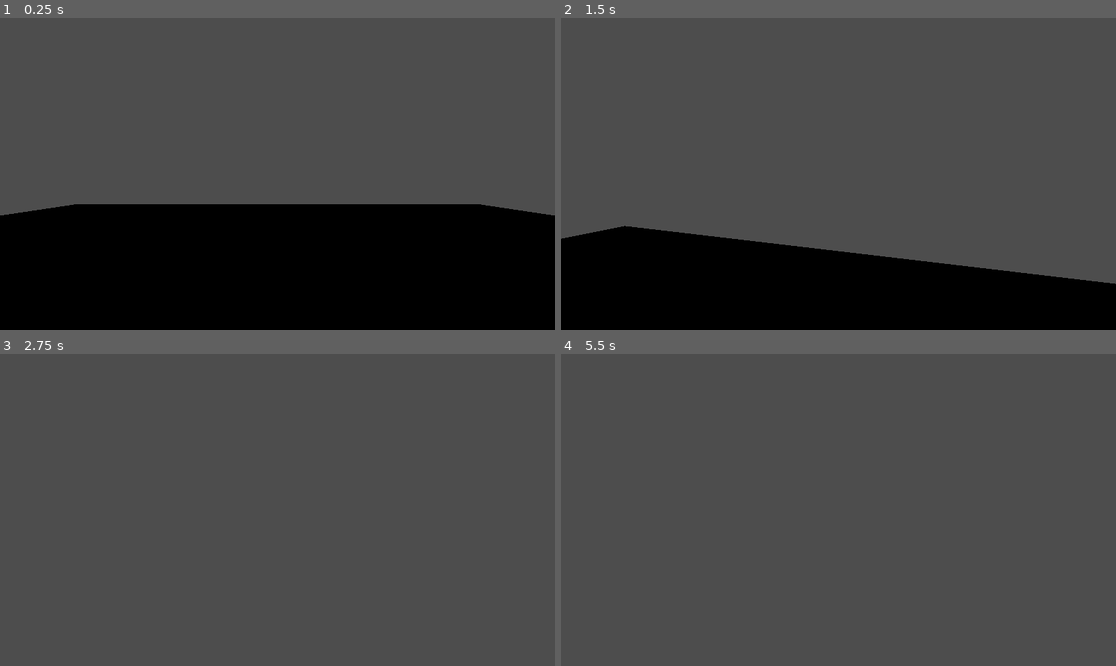
Above: before the commit, frames 1-4 (two rows, left to right).
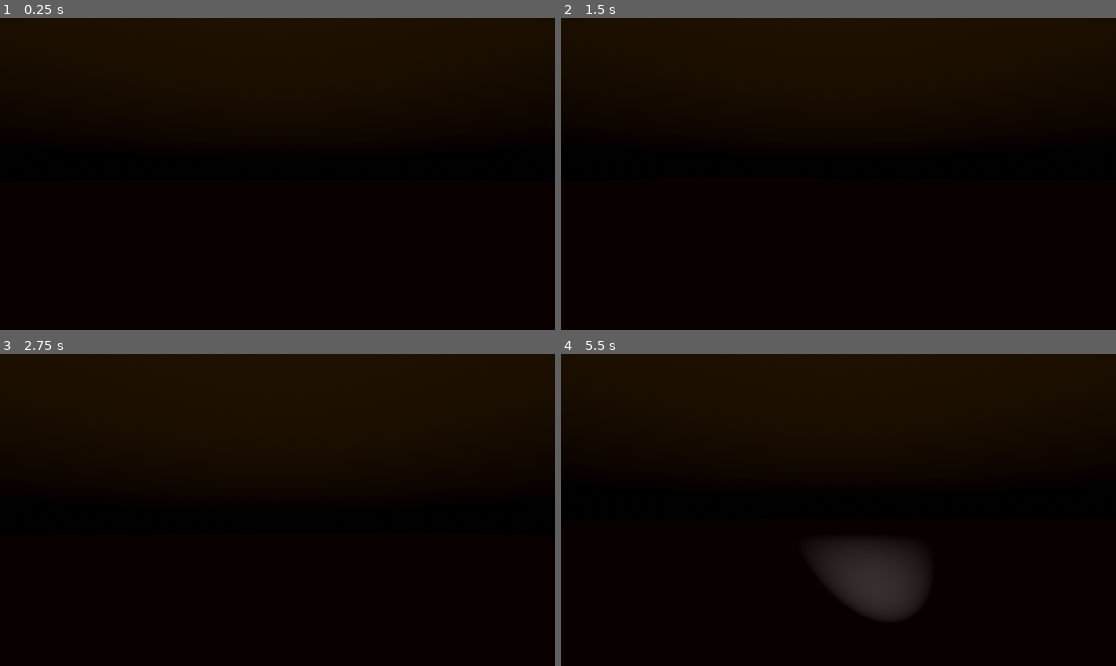
Above: after the commit, the same moments.

Repository: MihailKanev01/The-Haunted-Lighthouse
Game: Godot game, scene res://Scenes/level.tscn
The game is run twice, just before and just after one commit, with the same random seed, the same clock (stepped at 60 frames per second) and the same inputs.
Inputs (mouse positions are in pixels of both pictures, inside the frame that each line leads up to):
- Up to frame 1 (0.25 s): no input
- Up to frame 2 (1.5 s): tap Enter at 0.5 s; move the mouse to (866, 174) at 0.52 s; hold Ctrl (crouch, bound only after the commit) 0.53-1.28 s; hold W (Forward, bound only before the commit) from 0.53 s (still down); tap E (Interact) at 0.6 s; tap Space (Jump) at 0.77, 1.07 s; move the mouse to (810, 174) at 1.27 s; tap Ctrl (crouch, bound only after the commit) at 1.35 s
- Up to frame 3 (2.75 s): keep holding W (Forward, bound only before the commit); tap Space (Jump) at 1.52, 1.82 s; tap F (flashlight, bound only after the commit) at 1.55, 2.1 s; move the mouse to (288, 503) at 2.02 s; hold Shift (sprint, bound only after the commit) from 2.03 s (still down)
- Up to frame 4 (5.5 s): keep holding W (Forward, bound only before the commit); tap Space (Jump) at 2.75, 3.02, 3.05, 3.32, 3.6, 3.77, 4.07, 4.25, 4.52, 4.82 s; move the mouse to (832, 516) at 2.77 s; release Shift (sprint, bound only after the commit) at 2.78 s; tap Shift (sprint, bound only after the commit) at 2.85 s; tap Enter at 3.5, 5 s; move the mouse to (877, 513) at 3.52 s; tap E (Interact) at 3.8, 4.35 s; move the mouse to (794, 506) at 4.27 s; tap Ctrl (crouch, bound only after the commit) at 4.55 s; move the mouse to (844, 510) at 5.02 s; hold Ctrl (crouch, bound only after the commit) from 5.03 s (still down); tap F (flashlight, bound only after the commit) at 5.3 s

The runs differ from the first frame. In frame 1, 60% of the frame differs, in the area x 0-100%, y 0-64%; in frame 2, 75%; in frame 3, 100%, in the area x 0-100%, y 0-100%; in frame 4, 100%.

Commit message:
Small changes

Diff:
--- a/Scenes/Player.tscn
+++ b/Scenes/Player.tscn
@@ -1,9 +1,11 @@
-[gd_scene load_steps=7 format=3 uid="uid://bhc30bk5r6et5"]
+[gd_scene load_steps=9 format=3 uid="uid://bhc30bk5r6et5"]
 
 [ext_resource type="Script" path="res://Script/Player/player.gd" id="1_oiddf"]
-[ext_resource type="Script" path="res://Script/Player/camera.gd" id="2_tan48"]
 [ext_resource type="AudioStream" uid="uid://ds0lrt4eq35p" path="res://Sounds/player/jump.wav" id="3_4yp42"]
 [ext_resource type="AudioStream" uid="uid://bi3jwu570all5" path="res://Sounds/player/landing.wav" id="3_7tj21"]
+[ext_resource type="Script" path="res://Script/Player/flashlight.gd" id="3_hu0s3"]
+[ext_resource type="AudioStream" uid="uid://bj62ygxqjebb3" path="res://Sounds/flashlight/flashlight_on.wav" id="5_m7x8x"]
+[ext_resource type="AudioStream" uid="uid://bimq4m326v1ad" path="res://Sounds/flashlight/assets_sounds_effects_player_flashlight_off.wav" id="6_pmlvg"]
 
 [sub_resource type="CapsuleShape3D" id="CapsuleShape3D_hymmo"]
 
@@ -21,9 +23,8 @@
 
 [node name="Head" type="Node3D" parent="."]
 transform = Transform3D(1, 0, 0, 0, 1, 0, 0, 0, 1, 0, 0.5, 0)
-script = ExtResource("2_tan48")
 
-[node name="Camera3D" type="Camera3D" parent="Head"]
+[node name="Camera" type="Camera3D" parent="Head"]
 
 [node name="JumpSound" type="AudioStreamPlayer3D" parent="."]
 stream = ExtResource("3_4yp42")
@@ -32,3 +33,25 @@
 [node name="LandingSound" type="AudioStreamPlayer3D" parent="."]
 stream = ExtResource("3_7tj21")
 volume_db = -10.667
+
+[node name="Hand" type="Node3D" parent="."]
+
+[node name="Flashlight" type="SpotLight3D" parent="Hand"]
+transform = Transform3D(1, 0, 0, 0, 1, 0, 0, 0, 1, 0.5, 0, 0)
+light_color = Color(0.947865, 0.961644, 0.961507, 1)
+light_energy = 0.0
+light_volumetric_fog_energy = 1.5
+shadow_enabled = true
+shadow_opacity = 0.75
+shadow_blur = 5.0
+spot_range = 15.0
+spot_angle = 20.0
+script = ExtResource("3_hu0s3")
+metadata/toggle = false
+
+[node name="On" type="AudioStreamPlayer3D" parent="Hand/Flashlight"]
+transform = Transform3D(1, 0, 0, 0, 1, 0, 0, 0, 1, -0.5, 0, 0)
+stream = ExtResource("5_m7x8x")
+
+[node name="Off" type="AudioStreamPlayer3D" parent="Hand/Flashlight"]
+stream = ExtResource("6_pmlvg")
--- a/Scenes/level.tscn
+++ b/Scenes/level.tscn
@@ -1,16 +1,42 @@
-[gd_scene load_steps=3 format=3 uid="uid://bj0qmgve6s5cr"]
+[gd_scene load_steps=7 format=3 uid="uid://bj0qmgve6s5cr"]
 
 [ext_resource type="PackedScene" uid="uid://bhc30bk5r6et5" path="res://Scenes/Player.tscn" id="1_jg8si"]
 [ext_resource type="PackedScene" uid="uid://how7twtkgs5l" path="res://Scenes/door.tscn" id="2_r4otq"]
+[ext_resource type="PackedScene" uid="uid://butsmcsol1stt" path="res://Scenes/switch.tscn" id="3_tht0t"]
+
+[sub_resource type="ProceduralSkyMaterial" id="ProceduralSkyMaterial_u00wp"]
+sky_top_color = Color(0.129412, 0.0823529, 0.0117647, 1)
+sky_horizon_color = Color(0, 0, 0, 1)
+ground_bottom_color = Color(0, 0, 0, 1)
+ground_horizon_color = Color(0, 0, 0, 1)
+
+[sub_resource type="Sky" id="Sky_7xi0b"]
+sky_material = SubResource("ProceduralSkyMaterial_u00wp")
+
+[sub_resource type="Environment" id="Environment_wwqtc"]
+background_mode = 2
+sky = SubResource("Sky_7xi0b")
+volumetric_fog_enabled = true
+volumetric_fog_density = 0.3
+volumetric_fog_albedo = Color(0.493545, 0.493546, 0.493546, 1)
+volumetric_fog_gi_inject = 2.0
+volumetric_fog_anisotropy = 0.6
+volumetric_fog_length = 128.0
 
 [node name="Node3D" type="Node3D"]
 
 [node name="CSGBox3D" type="CSGBox3D" parent="."]
 transform = Transform3D(1, 0, 0, 0, 1, 0, 0, 0, 1, 0, -0.5, 0)
 use_collision = true
-size = Vector3(20, 1, 20)
+size = Vector3(100, 1, 100)
 
 [node name="Player" parent="." instance=ExtResource("1_jg8si")]
 
 [node name="Door" parent="." instance=ExtResource("2_r4otq")]
-transform = Transform3D(1, 0, 0, 0, 1, 0, 0, 0, 1, 0.146834, 1.125, 4.23066)
+transform = Transform3D(1, 0, 0, 0, 1, 0, 0, 0, 1, 0.146834, 1.125, 45.332)
+
+[node name="Switch" parent="." instance=ExtResource("3_tht0t")]
+transform = Transform3D(1, 0, 0, 0, 1, 0, 0, 0, 1, 1.8213, -4.76837e-07, 2.62759)
+
+[node name="WorldEnvironment" type="WorldEnvironment" parent="."]
+environment = SubResource("Environment_wwqtc")
--- /dev/null
+++ b/Scenes/switch.tscn
@@ -0,0 +1,20 @@
+[gd_scene load_steps=4 format=3 uid="uid://butsmcsol1stt"]
+
+[ext_resource type="Script" path="res://Script/Object/switch.gd" id="1_8w3rp"]
+
+[sub_resource type="BoxShape3D" id="BoxShape3D_ri8uw"]
+
+[sub_resource type="BoxMesh" id="BoxMesh_85fdu"]
+
+[node name="Switch" type="Node3D"]
+
+[node name="StaticBody3D" type="StaticBody3D" parent="."]
+script = ExtResource("1_8w3rp")
+
+[node name="CollisionShape3D" type="CollisionShape3D" parent="StaticBody3D"]
+transform = Transform3D(0.1, 0, 0, 0, 0.1, 0, 0, 0, 0.05, 0, 0, 0)
+shape = SubResource("BoxShape3D_ri8uw")
+
+[node name="MeshInstance3D" type="MeshInstance3D" parent="StaticBody3D"]
+transform = Transform3D(0.1, 0, 0, 0, 0.1, 0, 0, 0, 0.05, 0, 0, 0)
+mesh = SubResource("BoxMesh_85fdu")
--- /dev/null
+++ b/Script/Object/switch.gd
@@ -0,0 +1,21 @@
+extends StaticBody3D
+
+var is_on = false
+signal toggled(is_on)
+
+func _input(event):
+	if Input.is_action_just_pressed("Interact"):
+		toggle()
+
+func toggle():
+	is_on = !is_on
+	emit_signal("toggled", is_on)
+	update_visuals()
+
+func update_visuals():
+	if $MeshInstance3D.material_override == null:
+		$MeshInstance3D.material_override = StandardMaterial3D.new()
+	if is_on:
+		$MeshInstance3D.material_override.albedo_color = Color.GREEN
+	else:
+		$MeshInstance3D.material_override.albedo_color = Color.RED
--- a/Script/Player/camera.gd
+++ /dev/null
@@ -1,13 +0,0 @@
-extends Node3D
-
-
-const MOUSE_SENSITIVITY = 0.005
-
-func _ready():
-	Input.mouse_mode = Input.MOUSE_MODE_CAPTURED
-
-func _input(event: InputEvent) -> void:
-	if event is InputEventMouseMotion:
-		get_parent().rotate_y(-event.relative.x * MOUSE_SENSITIVITY)
-		rotate_x(-event.relative.y * MOUSE_SENSITIVITY)
-		rotation.x = clamp(rotation.x, deg_to_rad(-90), deg_to_rad(90))
--- /dev/null
+++ b/Script/Player/flashlight.gd
@@ -0,0 +1,20 @@
+extends SpotLight3D
+
+
+var target_energy: float = 0.0
+
+@onready var toggle_off: AudioStreamPlayer3D = $Off
+@onready var toggle_on: AudioStreamPlayer3D = $On
+
+func _input(_event: InputEvent) -> void:
+	if Input.is_action_just_pressed("flashlight"):
+		if get_meta("toggle"):
+			target_energy = 0.0
+			toggle_off.play()
+		else:
+			target_energy = 4.0
+			toggle_on.play()
+		set_meta("toggle", !get_meta("toggle"))
+
+func _process(delta: float) -> void:
+	light_energy = lerp(light_energy, target_energy, delta * 10)
--- a/Script/Player/player.gd
+++ b/Script/Player/player.gd
@@ -1,44 +1,59 @@
 extends CharacterBody3D
 
+const WALKING_SPEED: float = 3.0
+const SPRINTING_SPEED: float = 6.0
+const CROUCHING_SPEED: float = 1.5
+const JUMP_VELOCITY: float = 4.5
+const GRAVITY: float = 12.5
+const CAMERA_SENSITIVITY: float = 0.25
+const CAMERA_ACCELERATION: float = 5.0
 
-const SPEED = 5.0
-const JUMP_VELOCITY = 4.5
-@onready var jump_sound = $JumpSound
-var was_in_air = false
-@onready var landing_sound = $LandingSound
-var interact_range = 3.0
-var interact_ray = RayCast3D.new()
+var current_speed: float = 0.0
+var head_y_axis: float = 0.0
+var camera_x_axis: float = 0.0
 
-func _ready():
-	add_child(interact_ray)
-	interact_ray.target_position = Vector3(0, 0, interact_range)
+@onready var head: Node3D = $Head
+@onready var camera: Camera3D = $Head/Camera
+@onready var hand: Node3D = $Hand
+@onready var flashlight: SpotLight3D = $Hand/Flashlight
 
-func _physics_process(delta: float) -> void:
-	if Input.is_action_just_pressed("Interact"):
-		interact_ray.force_raycast_update()
-		if interact_ray.is_colliding():
-			var collider = interact_ray.get_collider()
-			if collider.has_meta("open door"):
-				collider.open_door()
+func _ready() -> void:
+	Input.set_mouse_mode(Input.MOUSE_MODE_CAPTURED)
 
-	if not is_on_floor():
-		velocity += get_gravity() * delta
-		was_in_air = true
-	elif was_in_air:
-		landing_sound.play()
-		was_in_air = false
+func _input(event) -> void:
+	if event is InputEventMouseMotion:
+		head_y_axis += event.relative.x * CAMERA_SENSITIVITY
+		camera_x_axis -= event.relative.y * CAMERA_SENSITIVITY
 
-	if Input.is_action_just_pressed("Jump") and is_on_floor():
+		camera_x_axis = clamp(camera_x_axis, -90, 90)
+
+func _process(delta: float) -> void:
+	head.rotation.y = lerp(head.rotation.y, -deg_to_rad(head_y_axis), CAMERA_ACCELERATION * delta)
+	camera.rotation.x = lerp(camera.rotation.x, deg_to_rad(camera_x_axis), CAMERA_ACCELERATION * delta)
+
+	hand.rotation.y = -deg_to_rad(head_y_axis)
+	flashlight.rotation.x = deg_to_rad(camera_x_axis)
+
+	if Input.is_action_just_pressed("jump") and is_on_floor():
 		velocity.y = JUMP_VELOCITY
-		jump_sound.play()
+	else:
+		velocity.y -= GRAVITY * delta
 
-	var input_dir := Input.get_vector("Left", "Right", "Forward", "Backwards")
-	var direction := (transform.basis * Vector3(input_dir.x, 0, input_dir.y)).normalized()
-	if direction:
-		velocity.x = direction.x * SPEED
-		velocity.z = direction.z * SPEED
+	if Input.is_action_pressed("sprint") and !Input.is_action_pressed("crouch"):
+		current_speed = SPRINTING_SPEED
+	elif Input.is_action_pressed("crouch") and !Input.is_action_pressed("sprint"):
+		current_speed = CROUCHING_SPEED
 	else:
-		velocity.x = move_toward(velocity.x, 0, SPEED)
-		velocity.z = move_toward(velocity.z, 0, SPEED)
+		current_speed = WALKING_SPEED
+
+	var input_dir = Input.get_vector("move_left", "move_right", "move_forward", "move_backward")
+	var direction = (head.transform.basis * Vector3(input_dir.x, 0, input_dir.y)).normalized()
+	if is_on_floor():
+		if direction:
+			velocity.x = direction.x * current_speed
+			velocity.z = direction.z * current_speed
+		else:
+			velocity.x = move_toward(velocity.x, 0, current_speed)
+			velocity.z = move_toward(velocity.z, 0, current_speed)
 
 	move_and_slide()
--- a/project.godot
+++ b/project.godot
@@ -15,24 +15,30 @@
 config/features=PackedStringArray("4.3", "Forward Plus")
 config/icon="res://icon.svg"
 
+[display]
+
+window/size/viewport_width=1920
+window/size/viewport_height=1080
+window/size/mode=3
+
 [input]
 
-Forward={
+move_forward={
 "deadzone": 0.5,
 "events": [Object(InputEventKey,"resource_local_to_scene":false,"resource_name":"","device":-1,"window_id":0,"alt_press …(192 unchanged characters)…
 ]
 }
-Left={
+move_left={
 "deadzone": 0.5,
 "events": [Object(InputEventKey,"resource_local_to_scene":false,"resource_name":"","device":-1,"window_id":0,"alt_press …(191 unchanged characters)…
 ]
 }
-Right={
+move_right={
 "deadzone": 0.5,
 "events": [Object(InputEventKey,"resource_local_to_scene":false,"resource_name":"","device":-1,"window_id":0,"alt_press …(192 unchanged characters)…
 ]
 }
-Backwards={
+move_backward={
 "deadzone": 0.5,
 "events": [Object(InputEventKey,"resource_local_to_scene":false,"resource_name":"","device":-1,"window_id":0,"alt_press …(192 unchanged characters)…
 ]
@@ -47,3 +53,18 @@
 "events": [Object(InputEventKey,"resource_local_to_scene":false,"resource_name":"","device":-1,"window_id":0,"alt_press …(192 unchanged characters)…
 ]
 }
+flashlight={
+"deadzone": 0.5,
+"events": [Object(InputEventKey,"resource_local_to_scene":false,"resource_name":"","device":-1,"window_id":0,"alt_pressed":false,"shift_pressed":false,"ctrl_pressed":false,"meta_pressed":false,"pressed":false,"keycode":0,"physical_keycode":70,"key_label":0,"unicode":102,"location":0,"echo":false,"script":null)
+]
+}
+sprint={
+"deadzone": 0.5,
+"events": [Object(InputEventKey,"resource_local_to_scene":false,"resource_name":"","device":-1,"window_id":0,"alt_pressed":false,"shift_pressed":false,"ctrl_pressed":false,"meta_pressed":false,"pressed":false,"keycode":0,"physical_keycode":4194325,"key_label":0,"unicode":0,"location":0,"echo":false,"script":null)
+]
+}
+crouch={
+"deadzone": 0.5,
+"events": [Object(InputEventKey,"resource_local_to_scene":false,"resource_name":"","device":-1,"window_id":0,"alt_pressed":false,"shift_pressed":false,"ctrl_pressed":false,"meta_pressed":false,"pressed":false,"keycode":0,"physical_keycode":4194326,"key_label":0,"unicode":0,"location":0,"echo":false,"script":null)
+]
+}
Not shown, added: Sounds/flashlight/assets_sounds_effects_player_flashlight_off.wav.import
Not shown, added: Sounds/flashlight/flashlight_on.wav.import
Not shown, added: Sounds/flashlight/assets_sounds_effects_player_flashlight_off.wav
Not shown, added: Sounds/flashlight/flashlight_on.wav
